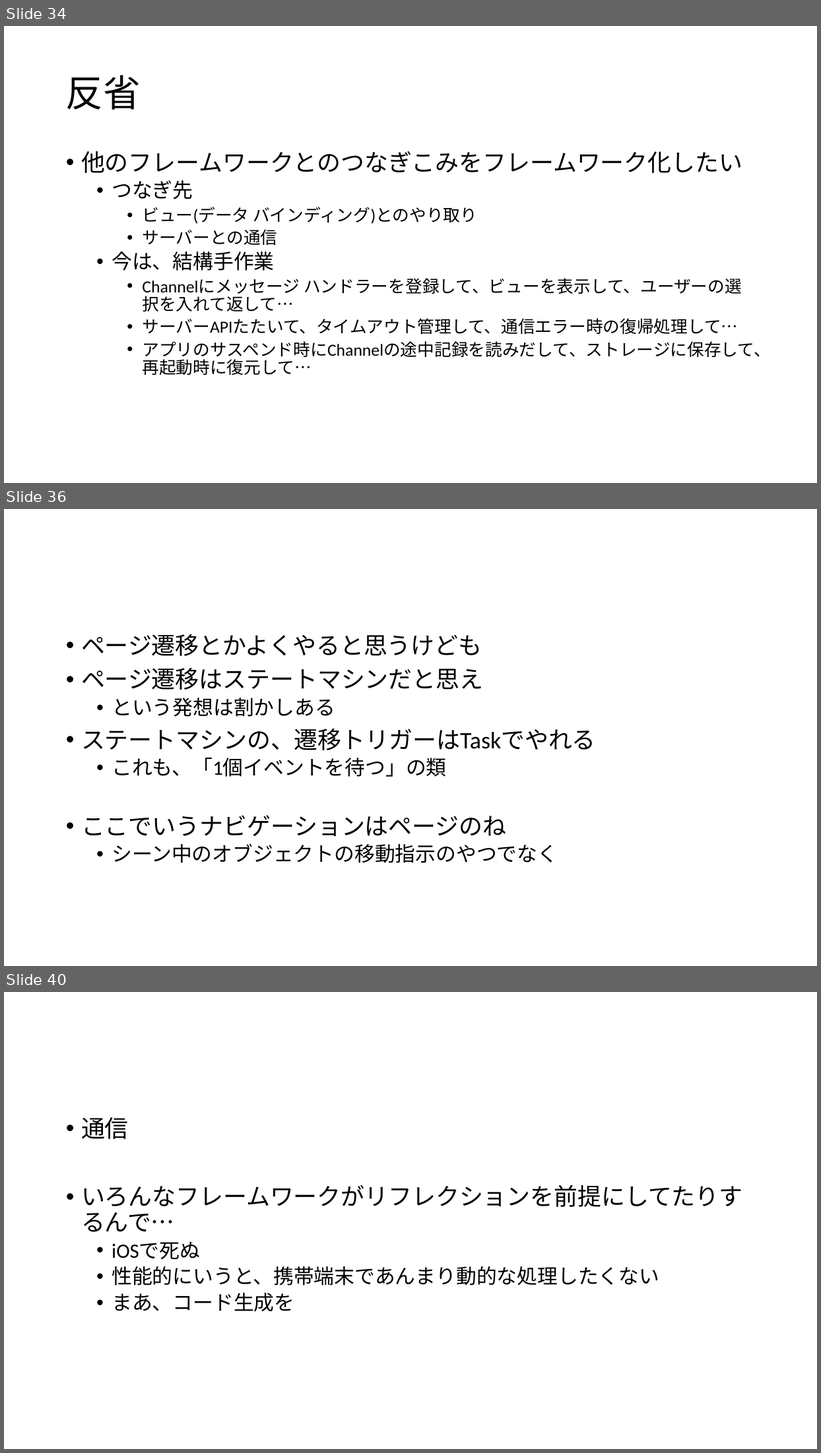
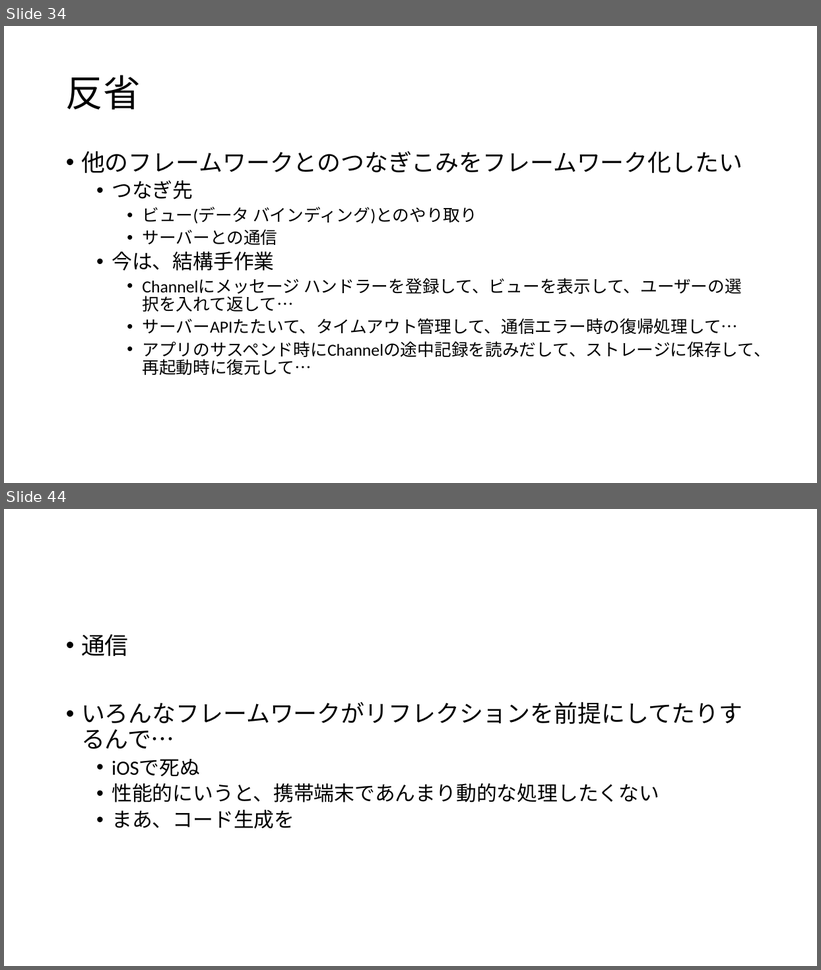
Before and after one commit to ppcuni/UnityCsharp20150321, a slide deck: doc/自社フレームワーク.pptx. Shown one above the other, each under a label of ours: slides 34, 36 and 40 before the commit, slides 34 and 44 after it; the slides between them are not shown. The pictures are 821x1453 and 821x970 pixels, drawn with LibreOffice and Linux fonts; fonts in the diff are those of the drawing. Boxes give left, top, right and bottom in pixels: in the first picture for what was removed or moved away, otherwise in the second. Text is boxed around its words. In the diff, an @@ line names an element or a change of style, - is before the commit and + after.

```diff
--- a/doc/自社フレームワーク.pptx
+++ b/doc/自社フレームワーク.pptx
@@ slide 36 removed at [4,509,817,966], background #FFFFFF @@
@@ text removed at [81,634,596,863] @@
-• ページ遷移とかよくやると思うけども
-• ページ遷移はステートマシンだと思え
-  • という発想は割かしある
-• ステートマシンの、遷移トリガーはTaskでやれる
-  • これも、「1個イベントを待つ」の類
-• ここでいうナビゲーションはページのね
-  • シーン中のオブジェクトの移動指示のやつでなく
@@ what was slide 40 is now slide 44 @@
```
Also in this commit, not shown: 4 slides changed, 6 slides added, 1 other slide removed.
